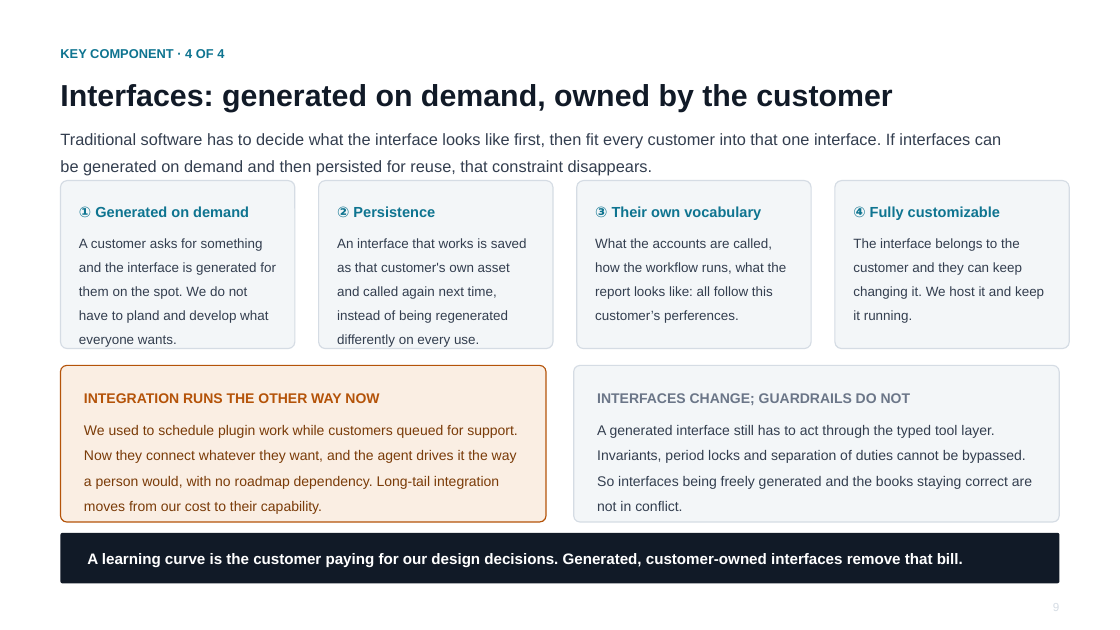
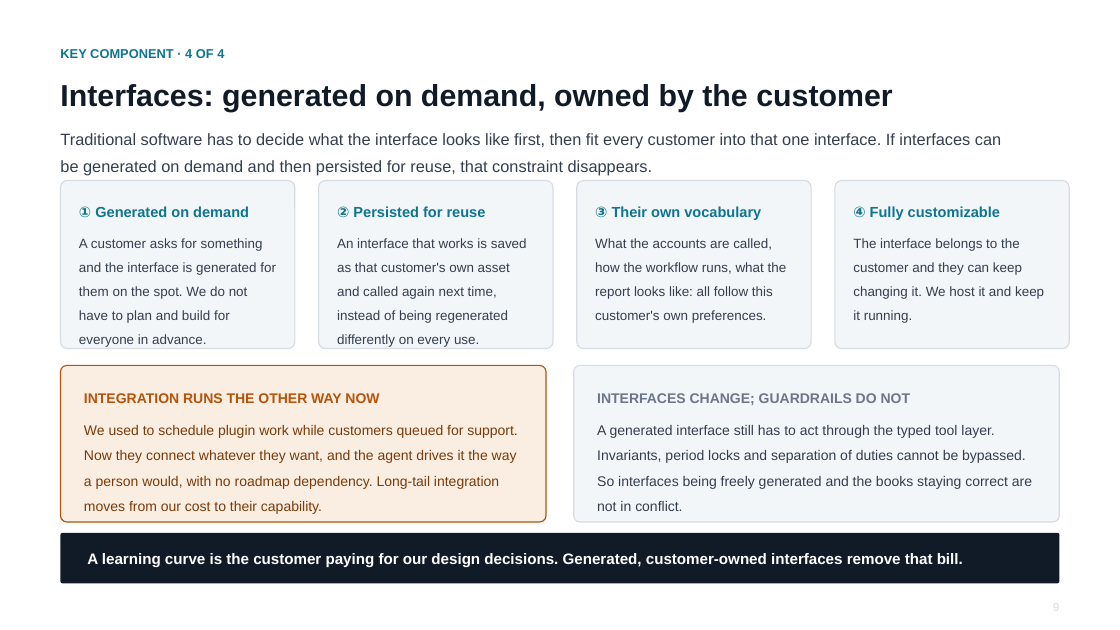
Before and after one commit to cllu/aimi-accounting-software-proposal, a slide deck: slide 10 of agent-native-accounting-deck.pptx. Drawn at 1120x630 pixels with LibreOffice and Linux fonts; fonts in the diff are those of the drawing. Boxes give left, top, right and bottom in pixels: in the first picture for what was removed or moved away, otherwise in the second. Text is boxed around its words. In the diff, an @@ line names an element or a change of style, - is before the commit and + after.

```diff
--- a/agent-native-accounting-deck.pptx
+++ b/agent-native-accounting-deck.pptx
@@ text at bbox=[337, 206, 486, 218]: text changed @@
-② Persistence
+② Persisted for reuse
@@ text at bbox=[79, 238, 276, 347]: text changed @@
-A customer asks for something and the interface is generated for them on the spot. We do not have to pland and develop what everyone wants.
+A customer asks for something and the interface is generated for them on the spot. We do not have to plan and build for everyone in advance.
@@ text at bbox=[595, 238, 787, 323]: text changed @@
-What the accounts are called, how the workflow runs, what the report looks like: all follow this customer’s perferences.
+What the accounts are called, how the workflow runs, what the report looks like: all follow this customer's own preferences.
```
Also in this commit, not shown: 5 other slides changed.
